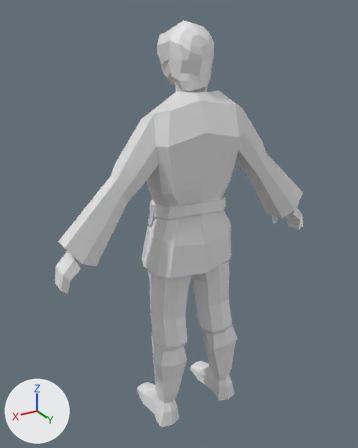
Two versions of the FBX model Turn Based RPG/Assets/Models/Luke.fbx, one commit apart.
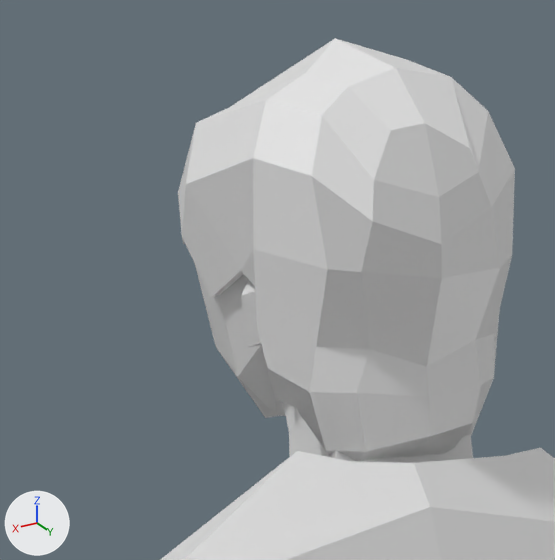
The first picture shows the older version from a camera (50 mm lens) standing at (1.28, 1.93, 2.2) and looking at (-0.05, -0.28, 1.09). The close-ups show both versions on the part from 35% to 62% of the width and 3% to 24% of the height of that picture. Arrows for +X, +Y and +Z are at lower left; the lights stay in place. Where no turn or scale is listed for an object, it has been applied to the vertices.

The first close-up shows 'LukeMesh'.
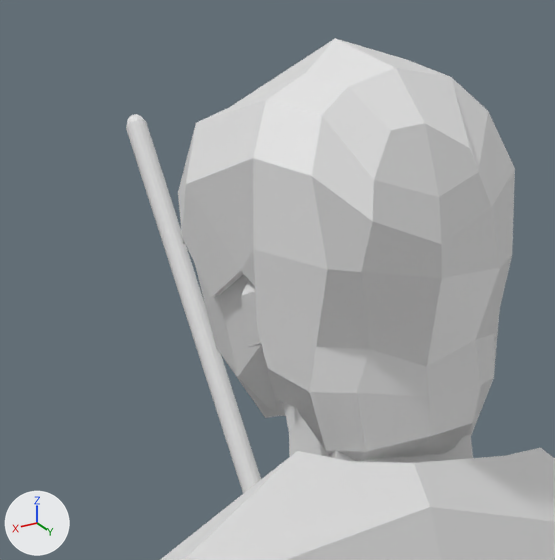
What the commit changed:
Material 'Texture.001' (mat_texture_001) is new.
Its base color is (0.8, 0.8, 0.8) (white #e7e7e7).
Its roughness is 0.4.
Mesh me_cylinder_001 is new.
It has 3527 vertices, 3318 faces and spans x -0.063..0.02, y -0.621..0.128, z -0.187..0.973.
It uses material mat_texture_001 (white #e7e7e7).
Object 'Anakin Lightsaber' (ob_anakin_lightsaber) is new; it shows me_cylinder_001.
Its location is (-0.107, -0.065, 1.112).

Changed parts and their boxes [x1, y1, x2, y2] in the close-ups (555 x 560 px):
'Anakin Lightsaber', added
    after: [126, 114, 261, 494]
